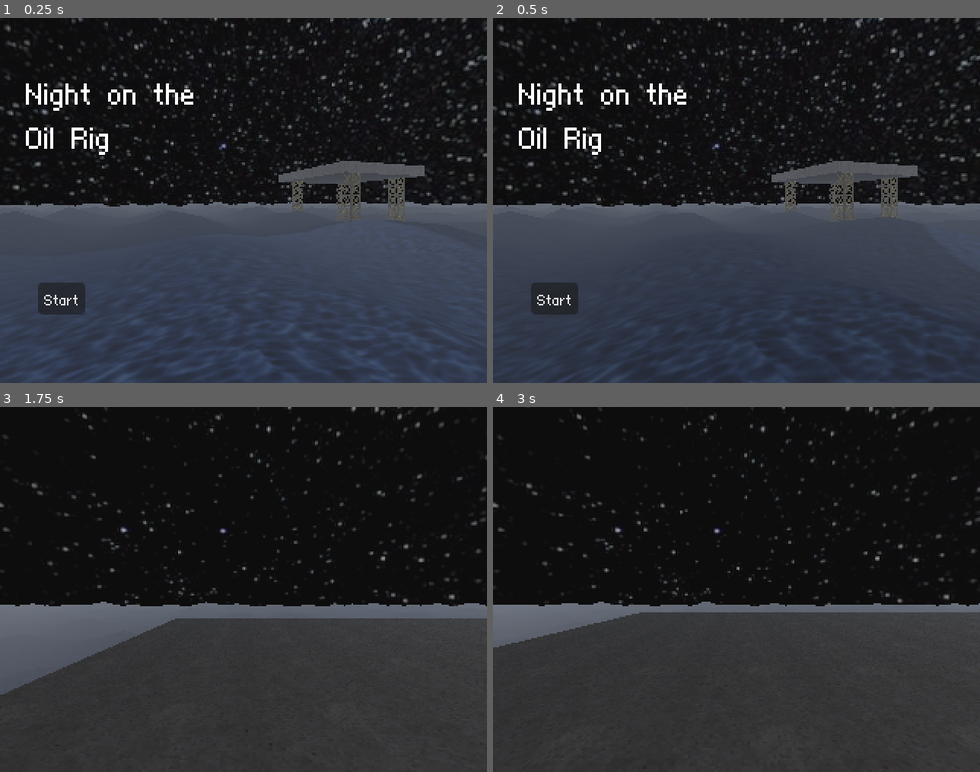
Above: before the commit, frames 1-4 (two rows, left to right).
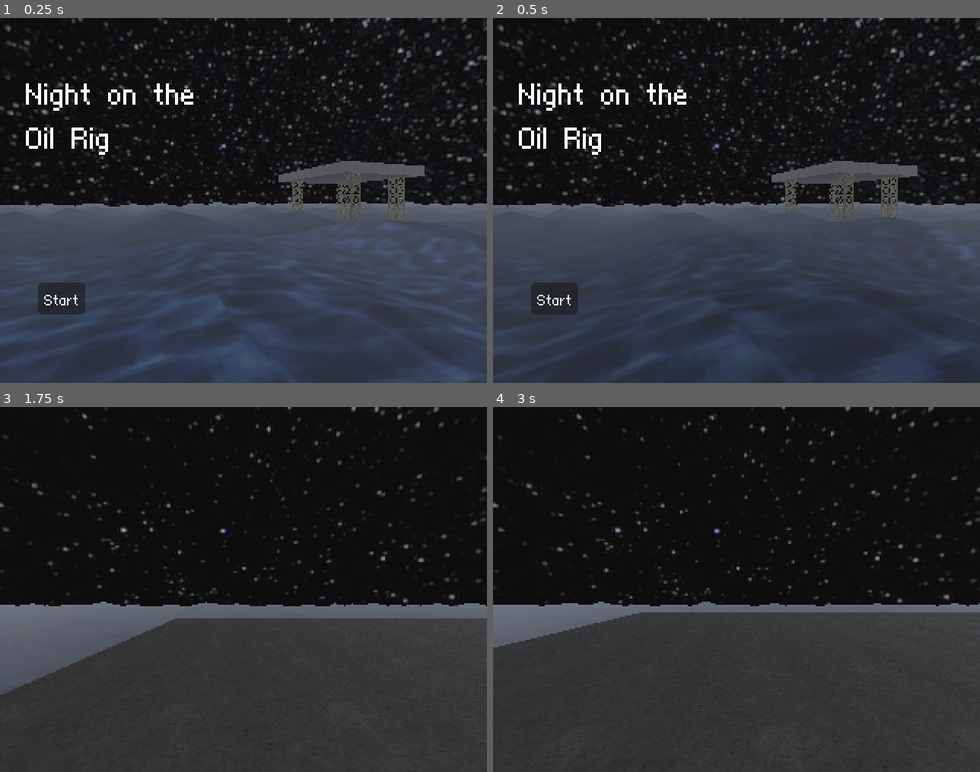
Above: after the commit, the same moments.

Repository: Raccoon-Formality/oil
Game: Godot game, scene res://scenes/world.tscn
Same seed, same stepped clock (60 frames per second), same inputs: the game is played once before the commit and once after it.
Inputs (mouse positions are in pixels of both pictures, inside the frame that each line leads up to):
- Up to frame 1 (0.25 s): no input
- Up to frame 2 (0.5 s): no input
- Up to frame 3 (1.75 s): click "Start" at 0.5 s; move the mouse to (350, 571) at 1.27 s; hold Right (ui_right) from 1.28 s (still down)
- Up to frame 4 (3 s): move the mouse to (639, 607) at 2.02 s; release Right (ui_right) at 2.03 s; hold Down (ui_down) 2.03-2.78 s; move the mouse to (785, 509) at 2.77 s; hold Right (ui_right) from 2.78 s (still down)

The runs differ from the first frame. In frame 1, 1.5% of the frame differs, in the area x 0-100%, y 62-100%; in frame 2, 0.7%; in frame 3, less than 0.1%; in frame 4, less than 0.1%.

Commit message:
please

Diff:
--- a/shaders/water.gdshader
+++ b/shaders/water.gdshader
@@ -51,7 +51,7 @@
 	//int downscale_factor = int(textureSize(SCREEN_TEXTURE,0).x/downscale_factor);
 
 
-	vec4 water_tex = texture(water,topdownProject*.2-TIME*0.0);
+	vec4 water_tex = texture(water,topdownProject*.2*0.25-TIME*0.0);
 	vec4 noise_tex = texture(noise,topdownProject*.2+TIME*0.1);
 	ivec2 uv = ivec2(FRAGCOORD.xy / float(downscale_factor));
 	vec4 color = texelFetch(noise,uv * downscale_factor, 0);
